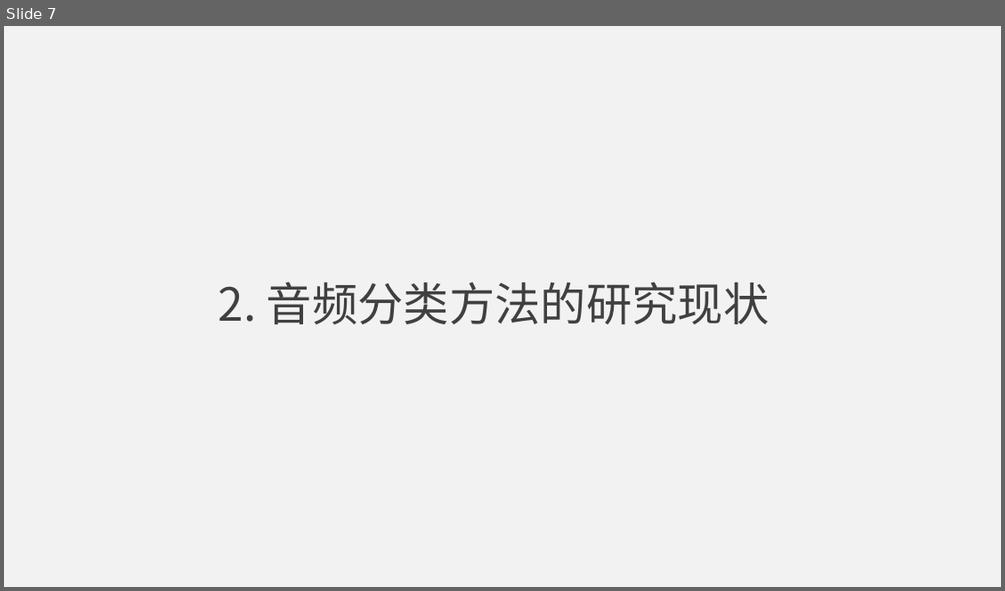
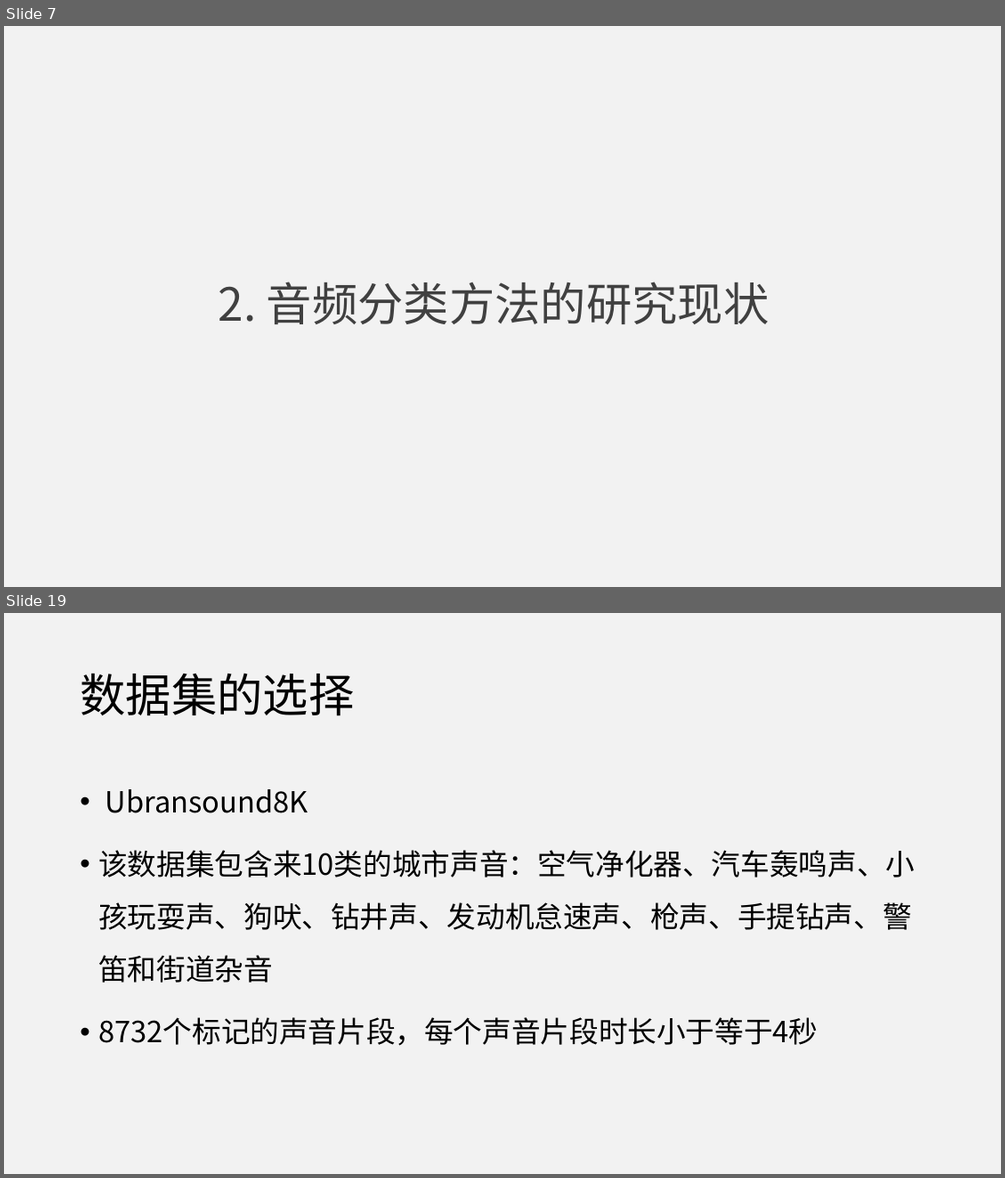
Before and after one commit to jumper3/paper, a slide deck: 开题报告/答辩.pptx. Shown one above the other, each under a label of ours: slide 7 before the commit, slides 7 and 19 after it; the slides between them are not shown. The pictures are 1005x591 and 1005x1178 pixels, drawn with LibreOffice and Linux fonts; fonts in the diff are those of the drawing. Boxes give left, top, right and bottom in pixels: in the first picture for what was removed or moved away, otherwise in the second. Text is boxed around its words. In the diff, an @@ line names an element or a change of style, - is before the commit and + after.

```diff
--- a/开题报告/答辩.pptx
+++ b/开题报告/答辩.pptx
@@ slide 19 added at <box>4,613,1001,1174</box>, background #F2F2F2 @@
@@ title added at <box>80,673,354,716</box>, 44 pt, text #000000 @@
+数据集的选择
@@ text added at <box>98,789,914,1046</box>, 28 pt, text #000000 @@
+• Ubransound8K
+• 该数据集包含来10类的城市声音：空气净化器、汽车轰鸣声、小孩玩耍声、狗吠、钻井声、发动机怠速声、枪声、手提钻声、警笛和街道杂音
+• 8732个标记的声音片段，每个声音片段时长小于等于4秒
```
Also in this commit, not shown: 3 slides changed, 15 other slides added, 1 slide removed, 2 other files.
